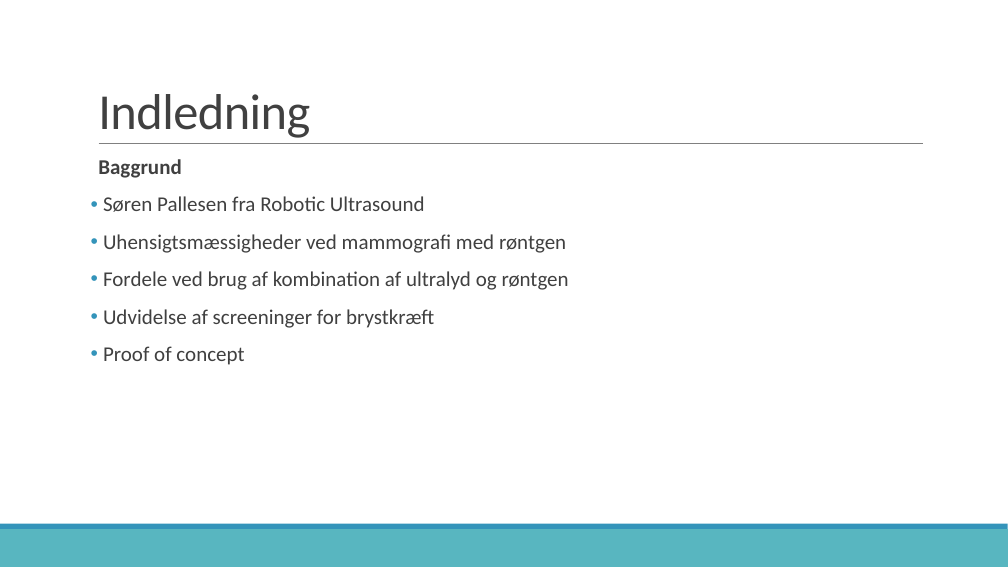
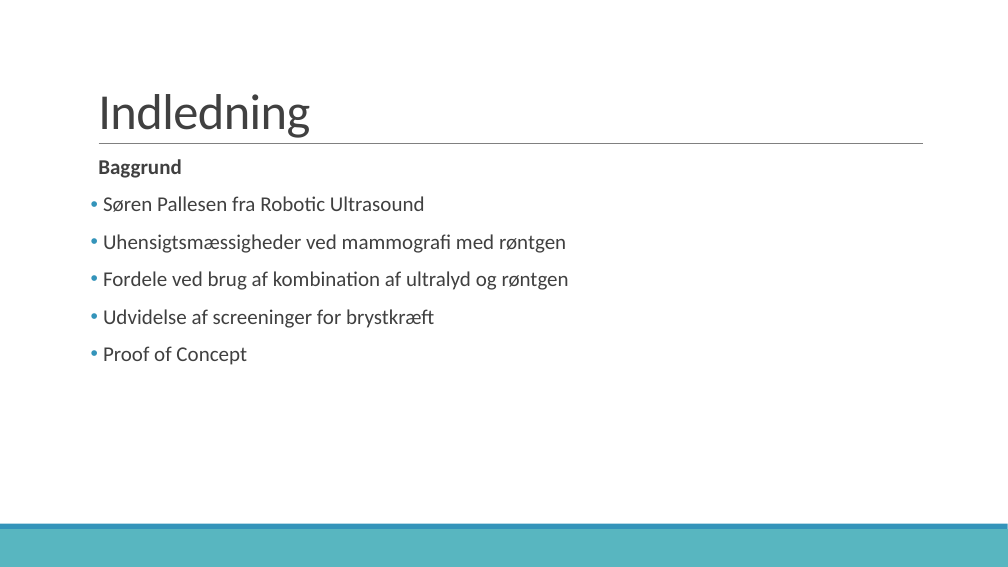
Before and after one commit to zeroregard/Automatic-Sonography, a slide deck: slide 3 of Præsentation_Eksamen.pptx. Drawn at 1008x567 pixels with LibreOffice and Linux fonts; fonts in the diff are those of the drawing. Boxes give left, top, right and bottom in pixels: in the first picture for what was removed or moved away, otherwise in the second. Text is boxed around its words. In the diff, an @@ line names an element or a change of style, - is before the commit and + after.

```diff
--- a/Præsentation_Eksamen.pptx
+++ b/Præsentation_Eksamen.pptx
@@ text at box(103, 346, 247, 365): text changed @@
-• Proof of concept
+• Proof of Concept
```
Also in this commit, not shown: 2 other slides changed.
